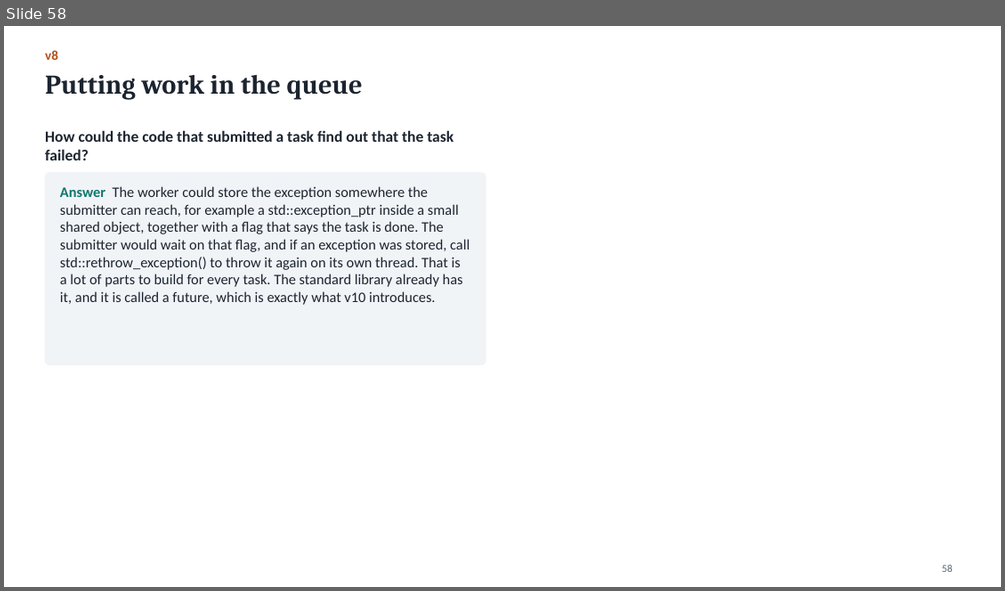
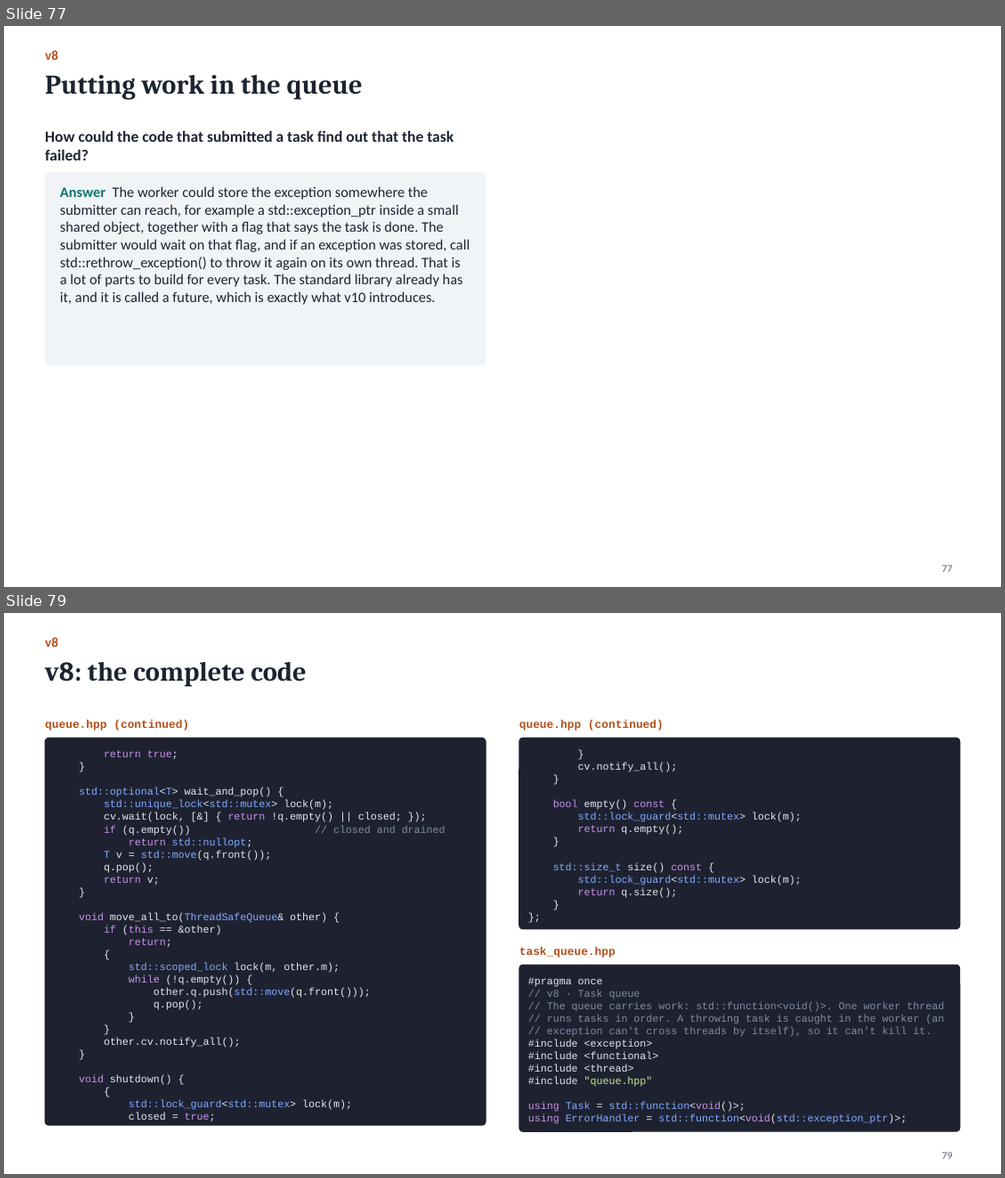
Before and after one commit to Kumarutkarsh9470/Project, a slide deck: Queue_Course.pptx. Shown one above the other, each under a label of ours: slide 58 before the commit, slides 77 and 79 after it; the slides between them are not shown. The pictures are 1005x591 and 1005x1178 pixels, drawn with LibreOffice and Linux fonts; fonts in the diff are those of the drawing. Boxes give left, top, right and bottom in pixels: in the first picture for what was removed or moved away, otherwise in the second. Text is boxed around its words. In the diff, an @@ line names an element or a change of style, - is before the commit and + after.

```diff
--- a/Queue_Course.pptx
+++ b/Queue_Course.pptx
@@ slide 79 added at (4, 613, 1001, 1174), background #FFFFFF @@
@@ text added at (45, 637, 58, 647), 13 pt, text #B4501A, bold @@
+v8
@@ title added at (45, 662, 306, 687), 26 pt, text #1C2430, bold @@
+v8: the complete code
@@ text added at (45, 720, 189, 730), 11 pt, text #B4501A, bold @@
+queue.hpp (continued)
@@ rounded rectangle added at (45, 738, 485, 1126), fill #1E2230, outline #1E2230 1 pt @@
@@ text added at (519, 720, 663, 730), 11 pt, text #B4501A, bold @@
+queue.hpp (continued)
@@ rounded rectangle added at (519, 738, 960, 929), fill #1E2230, outline #1E2230 1 pt @@
@@ text added at (79, 750, 445, 1121), 10 pt, text #E4E7EE @@
+return true;
+}
+std::optional<T> wait_and_pop() {
+std::unique_lock<std::mutex> lock(m);
+cv.wait(lock, [&] { return !q.empty() || closed; });
+if (q.empty()) // closed and drained
+return std::nullopt;
+T v = std::move(q.front());
+q.pop();
+return v;
+}
+void move_all_to(ThreadSafeQueue& other) {
+if (this == &other)
+return;
+{
+std::scoped_lock lock(m, other.m);
+while (!q.empty()) {
+other.q.push(std::move(q.front()));
+q.pop();
+}
+}
+other.cv.notify_all();
+}
+void shutdown() {
+{
+std::lock_guard<std::mutex> lock(m);
+closed = true;
@@ text added at (553, 763, 801, 898), 10 pt, text #E4E7EE @@
+}
+cv.notify_all();
+}
+bool empty() const {
+std::lock_guard<std::mutex> lock(m);
+return q.empty();
+}
+std::size_t size() const {
+std::lock_guard<std::mutex> lock(m);
+return q.size();
+}
+};
@@ text added at (519, 947, 615, 957), 11 pt, text #B4501A, bold @@
+task_queue.hpp
@@ rounded rectangle added at (519, 965, 960, 1131), fill #1E2230, outline #1E2230 1 pt @@
@@ text added at (528, 977, 944, 1124), 10 pt, text #7F8AA3 @@
+#pragma once
+// v8 · Task queue
+// The queue carries work: std::function<void()>. One worker thread
+// runs tasks in order. A throwing task is caught in the worker (an
+// exception can't cross threads by itself), so it can't kill it.
+#include <exception>
+#include <functional>
+#include <thread>
+#include "queue.hpp"
+using Task = std::function<void()>;
+using ErrorHandler = std::function<void(std::exception_ptr)>;
@@ page number added at (942, 1151, 953, 1159), 10 pt, text #55606C @@
+79
@@ what was slide 58 is now slide 77 @@
@@ page number at (942, 564, 953, 572): text changed @@
-58
+77
```
Also in this commit, not shown: 46 other slides added, 20 other files.
